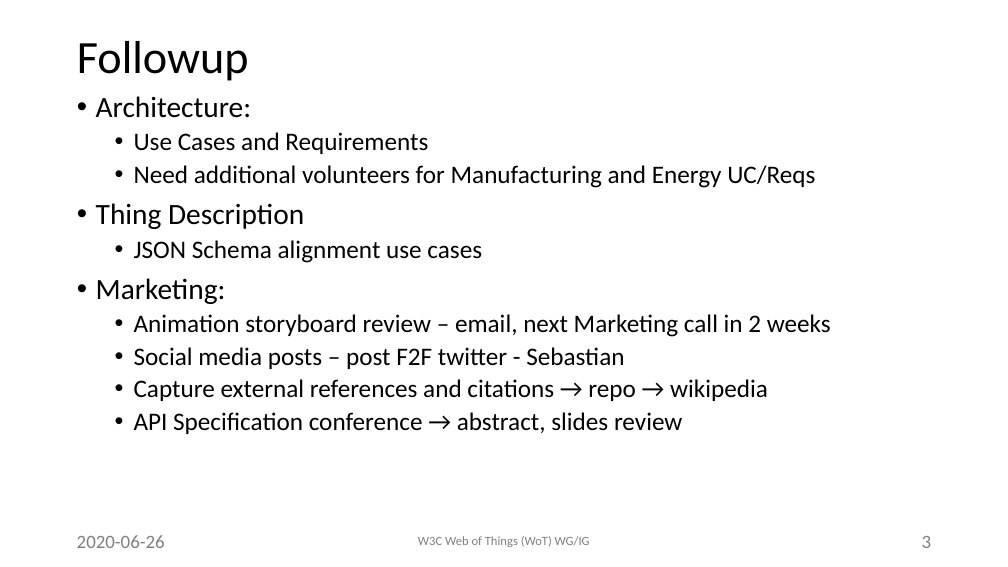
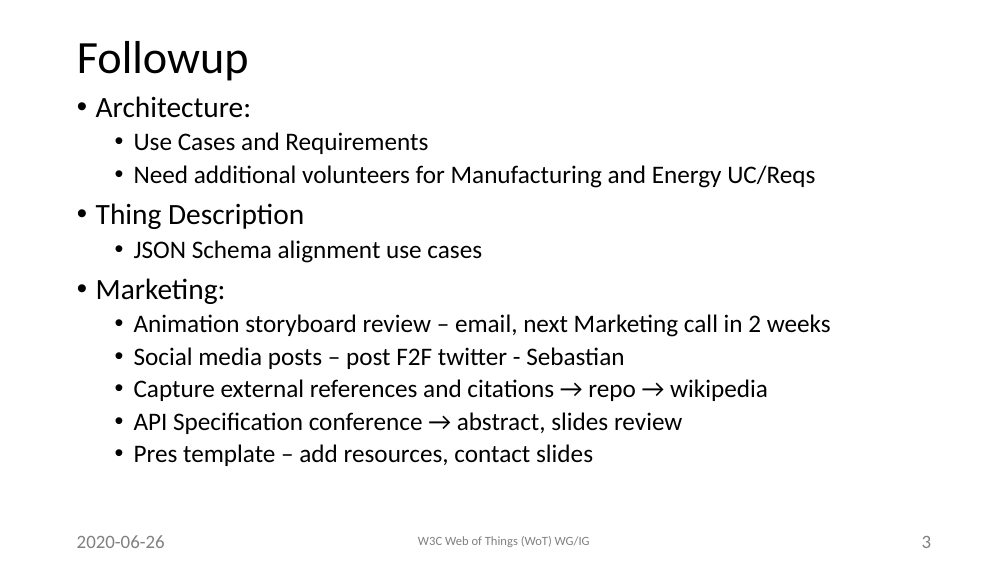
Before and after one commit to w3c/wot, a slide deck: slide 3 of PRESENTATIONS/2020-06-online-f2f/2020-06-26-Closing-McCool.pptx. Drawn at 1008x567 pixels with LibreOffice and Linux fonts; fonts in the diff are those of the drawing; background and template pictures are left out. Boxes give left, top, right and bottom in pixels: in the first picture for what was removed or moved away, otherwise in the second. Text is boxed around its words. In the diff, an @@ line names an element or a change of style, - is before the commit and + after.

Commit message:
update f2f closing pres
add action to add resources and contact information to presentation template

```diff
--- a/PRESENTATIONS/2020-06-online-f2f/2020-06-26-Closing-McCool.pptx
+++ b/PRESENTATIONS/2020-06-online-f2f/2020-06-26-Closing-McCool.pptx
@@ text at <box>134,444,593,466</box>: paragraph added @@
+  • Pres template – add resources, contact slides
```
Also in this commit, not shown: 1 other file.
